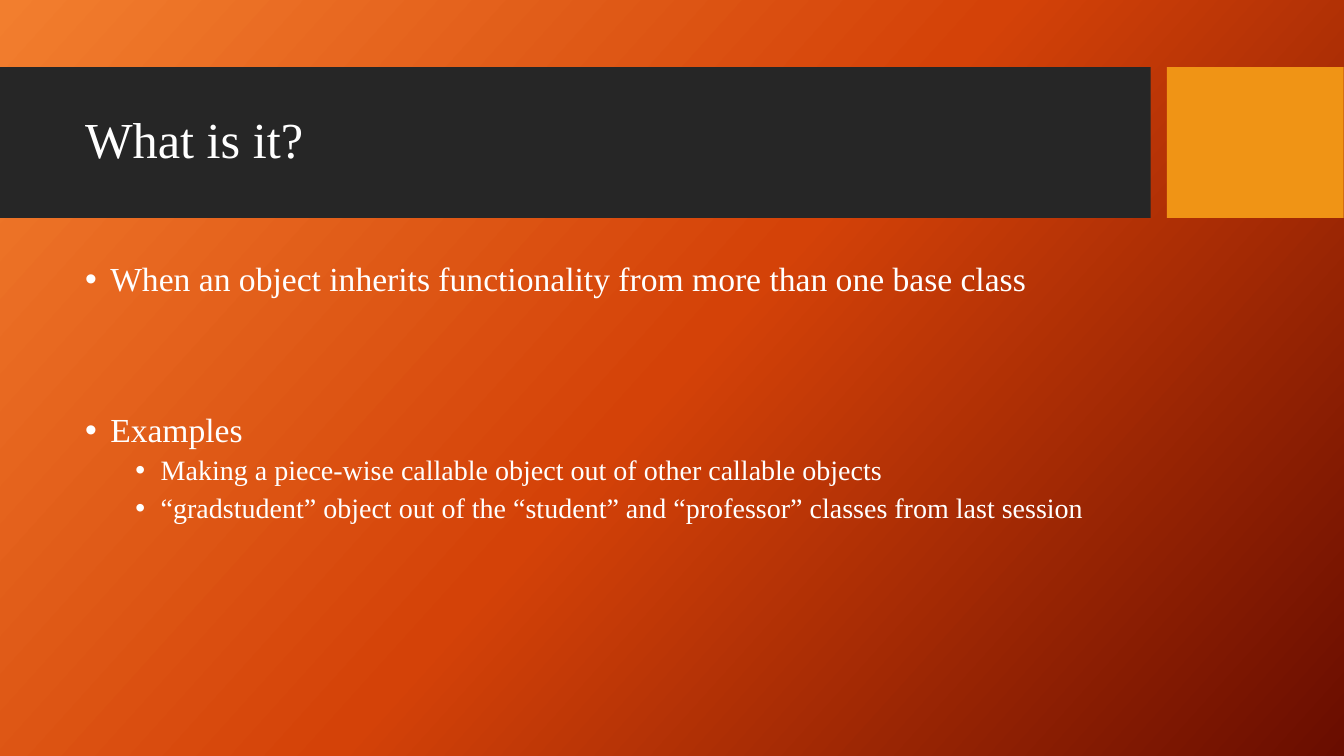
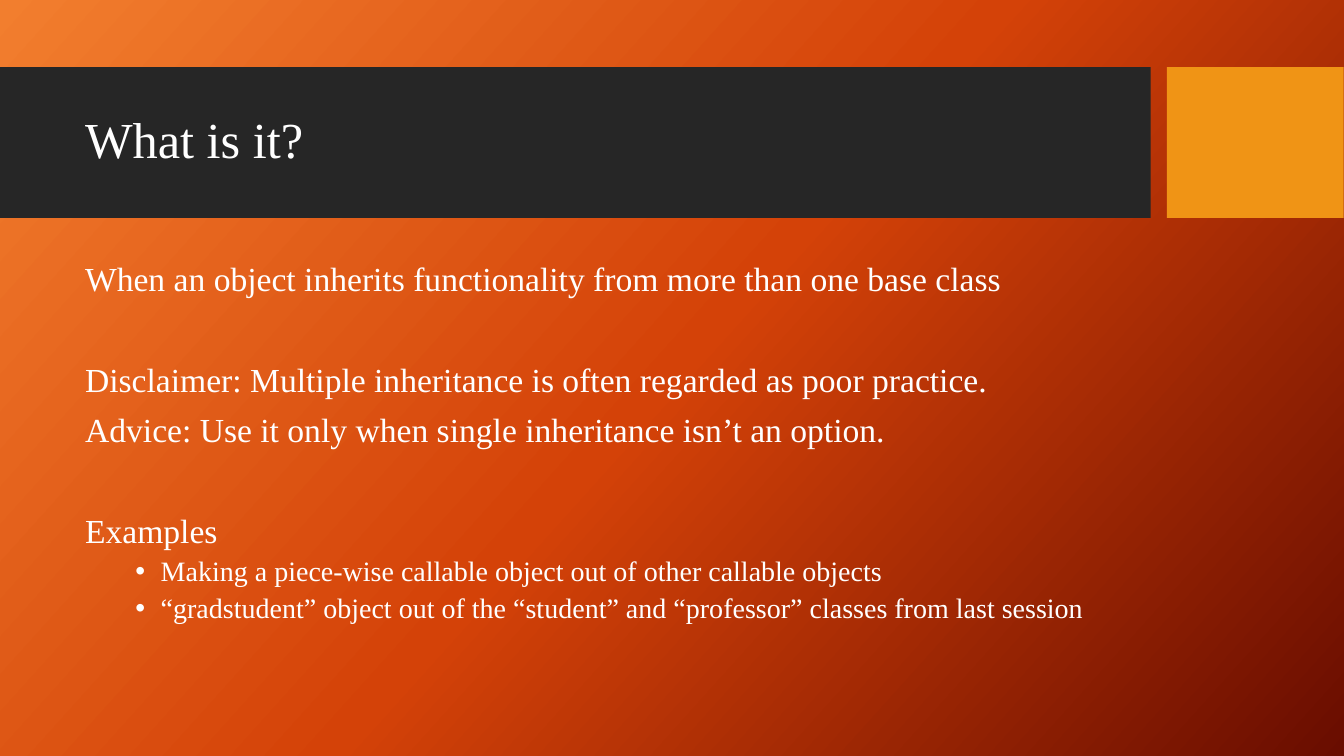
Before and after one commit to giganano/PythonBootcamp, a slide deck: slide 2 of slides/multiple_inheritance.pptx. Drawn at 1344x756 pixels with LibreOffice and Linux fonts; fonts in the diff are those of the drawing; background and template pictures are left out. Boxes give left, top, right and bottom in pixels: in the first picture for what was removed or moved away, otherwise in the second. Text is boxed around its words. In the diff, an @@ line names an element or a change of style, - is before the commit and + after.

```diff
--- a/slides/multiple_inheritance.pptx
+++ b/slides/multiple_inheritance.pptx
@@ text at <box>85,267,1000,549</box>: bullet • to none @@
@@ text at <box>85,368,987,449</box>: paragraphs added @@
+Disclaimer: Multiple inheritance is often regarded as poor practice.
+Advice: Use it only when single inheritance isn’t an option.
```
Also in this commit, not shown: 5 other slides changed, 2 other files.
